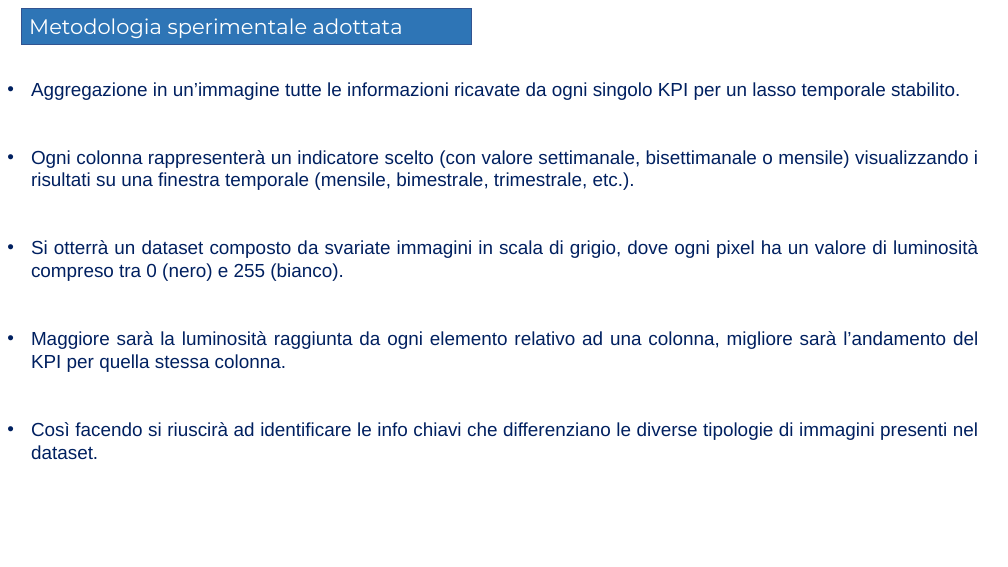
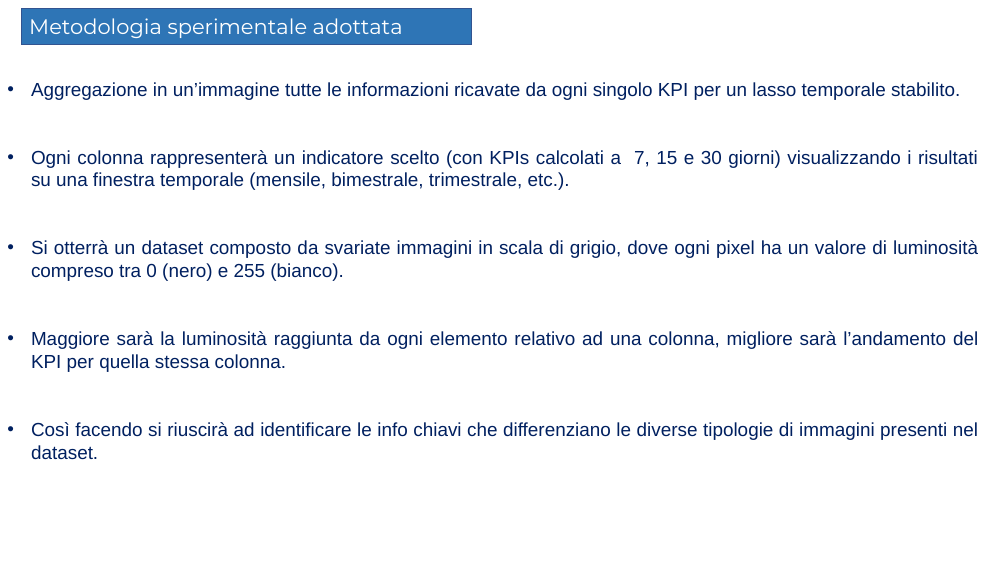
Before and after one commit to Elmaravilla7/Tesi, a slide deck: slide 6 of Presentazione204898.pptx (slide 7 before the commit). Drawn at 1008x567 pixels with LibreOffice and Linux fonts; fonts in the diff are those of the drawing. Boxes give left, top, right and bottom in pixels: in the first picture for what was removed or moved away, otherwise in the second. Text is boxed around its words. In the diff, an @@ line names an element or a change of style, - is before the commit and + after.

```diff
--- a/Presentazione204898.pptx
+++ b/Presentazione204898.pptx
@@ text at bbox=[31, 150, 978, 190]: text changed @@
-• Ogni colonna rappresenterà un indicatore scelto (con valore settimanale, bisettimanale o mensile) visualizzando i risultati su una finestra temporale (mensile, bimestrale, trimestrale, etc.).
+• Ogni colonna rappresenterà un indicatore scelto (con KPIs calcolati a 7, 15 e 30 giorni) visualizzando i risultati su una finestra temporale (mensile, bimestrale, trimestrale, etc.).
```
Also in this commit, not shown: 2 other slides changed, 1 slide removed.
